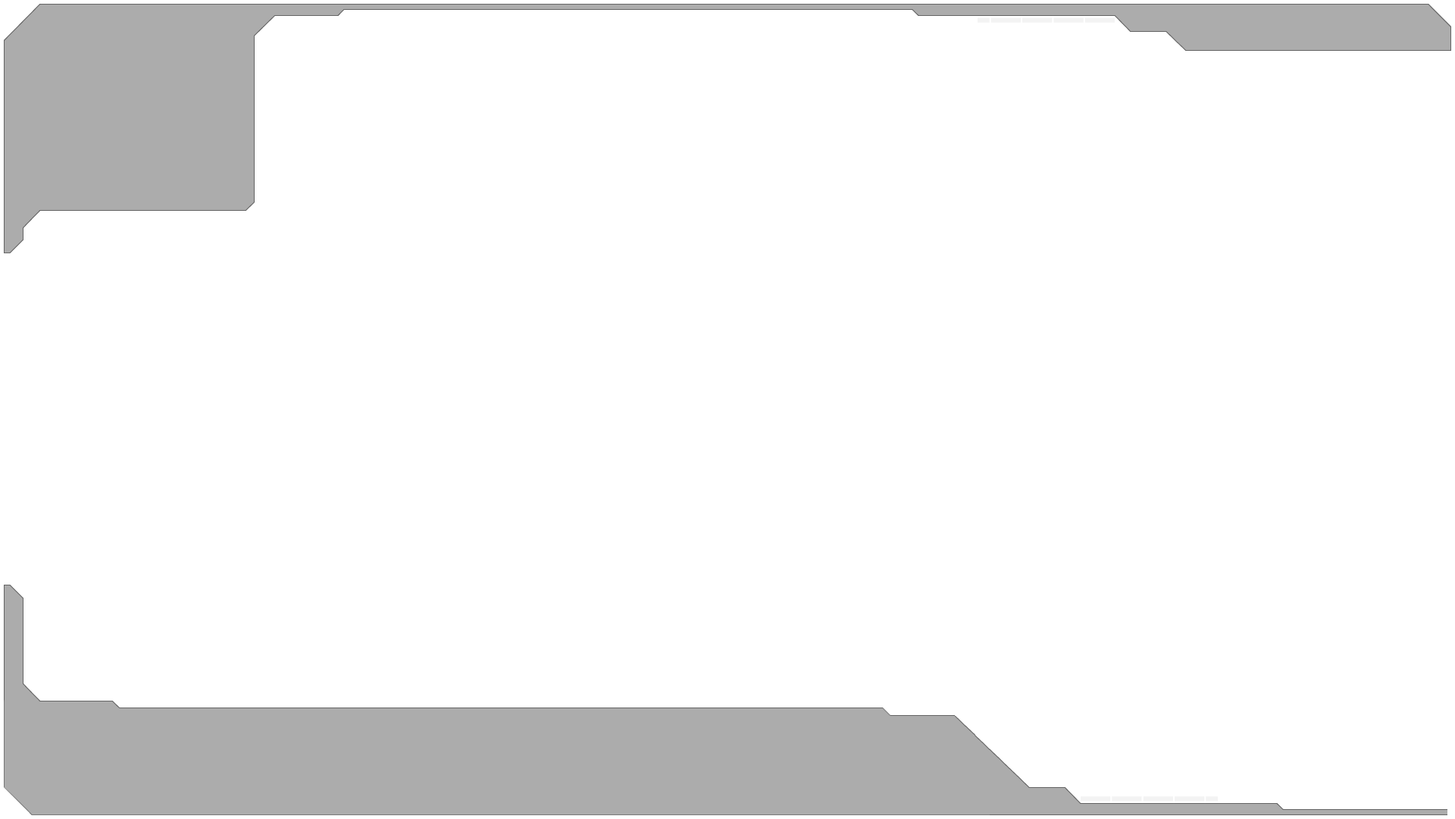
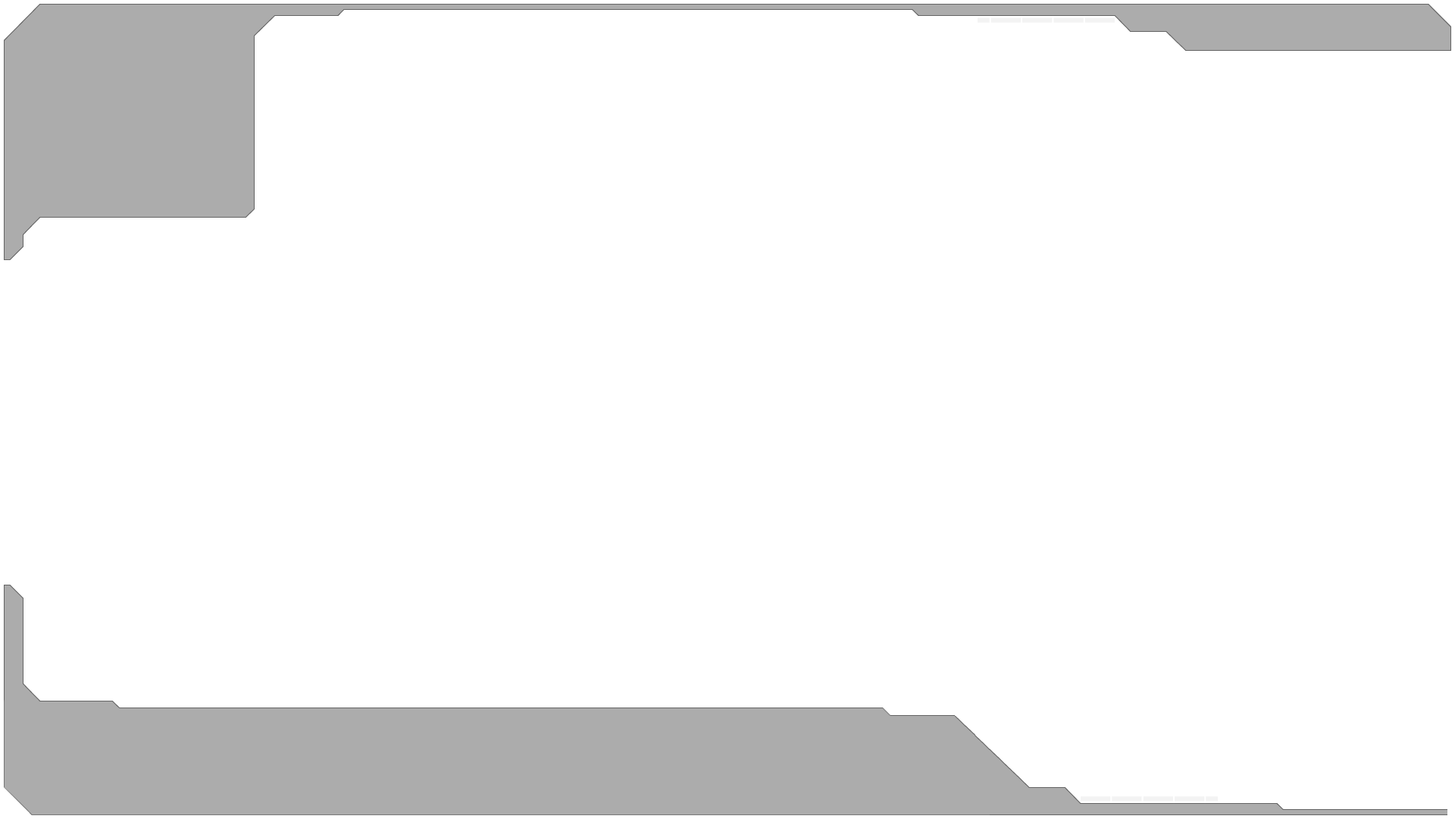
Revision of a layered 1455 × 819 image; what changed, layer by layer:
painted on "Border.png" over [3, 201, 255, 260]
